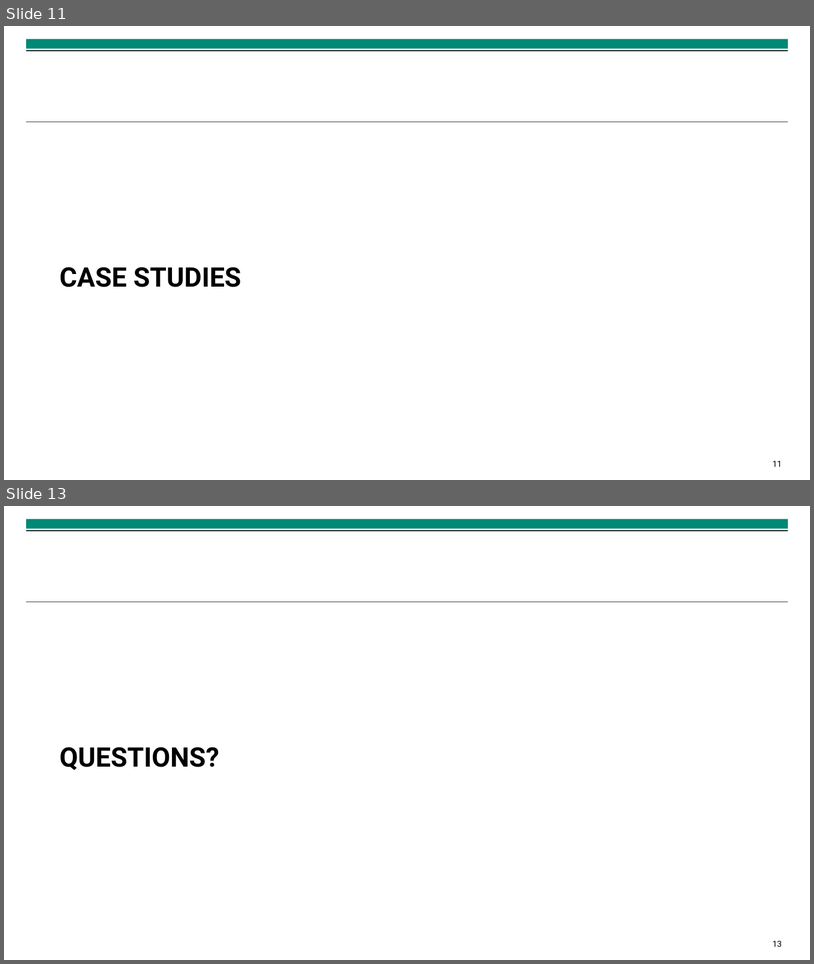
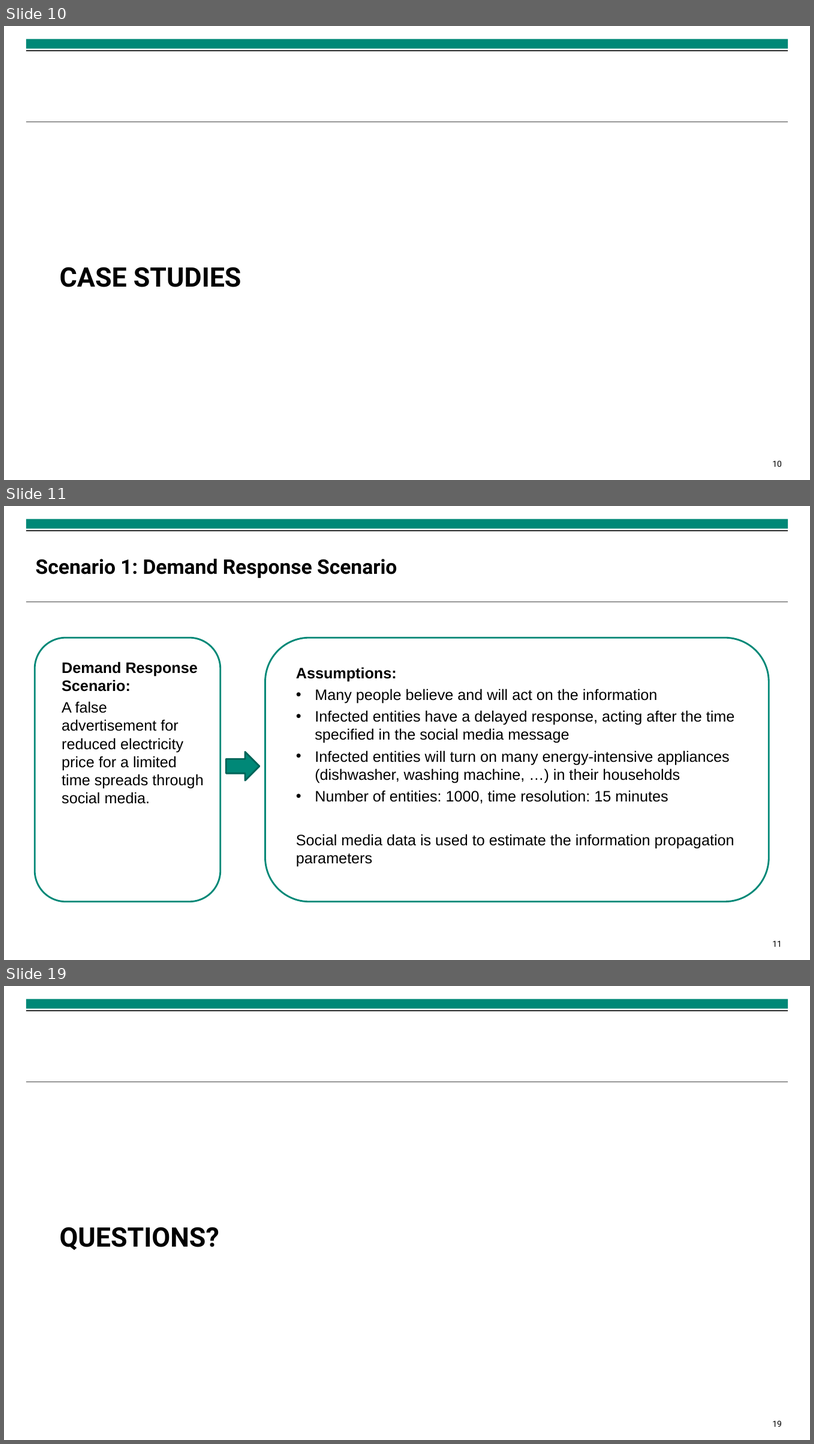
Before and after one commit to isabella-grieser/Modeling-and-Monitoring-Social-Media-Dynamics-to-predict-Electricity-Demand-Peaks, a slide deck: presentations/Finale Präsentation.pptx. Shown one above the other, each under a label of ours: slides 11 and 13 before the commit, slides 10, 11 and 19 after it; the slides between them are not shown. The pictures are 814x964 and 814x1444 pixels, drawn with LibreOffice and Linux fonts; fonts in the diff are those of the drawing; background and template pictures are left out. Boxes give left, top, right and bottom in pixels: in the first picture for what was removed or moved away, otherwise in the second. Text is boxed around its words. In the diff, an @@ line names an element or a change of style, - is before the commit and + after.

```diff
--- a/presentations/Finale Präsentation.pptx
+++ b/presentations/Finale Präsentation.pptx
@@ slide 11 added at (4,506,810,960), background #FFFFFF; not listed: 4 template elements that a slide beside it also shows @@
@@ title added at (36,558,397,578), 24 pt, text #000000, bold @@
+Scenario 1: Demand Response Scenario
@@ rounded rectangle added at (35,638,221,901), fill #FFFFFF, outline #008877 2 pt, 18 pt, text #000000 @@
+Demand Response Scenario:
+A false advertisement for reduced electricity price for a limited time spreads through social media.
@@ rounded rectangle added at (266,638,769,901), fill #FFFFFF, outline #008877 2 pt, 18 pt, text #000000 @@
+Assumptions:
+• Many people believe and will act on the information
+• Infected entities have a delayed response, acting after the time specified in the social media message
+• Infected entities will turn on many energy-intensive appliances (dishwasher, washing machine, …) in their households
+• Number of entities: 1000, time resolution: 15 minutes
+Social media data is used to estimate the information propagation parameters
@@ right arrow added at (226,751,259,780), fill #008877, outline #006558 2 pt @@
@@ what was slide 11 is now slide 10 @@
@@ page number at (773,460,782,466): text changed @@
-11
+10
@@ what was slide 13 is now slide 19 @@
@@ page number at (773,1420,782,1426): text changed @@
-13
+19
```
Also in this commit, not shown: 8 slides changed, 6 other slides added, 1 slide removed, 21 other files.
